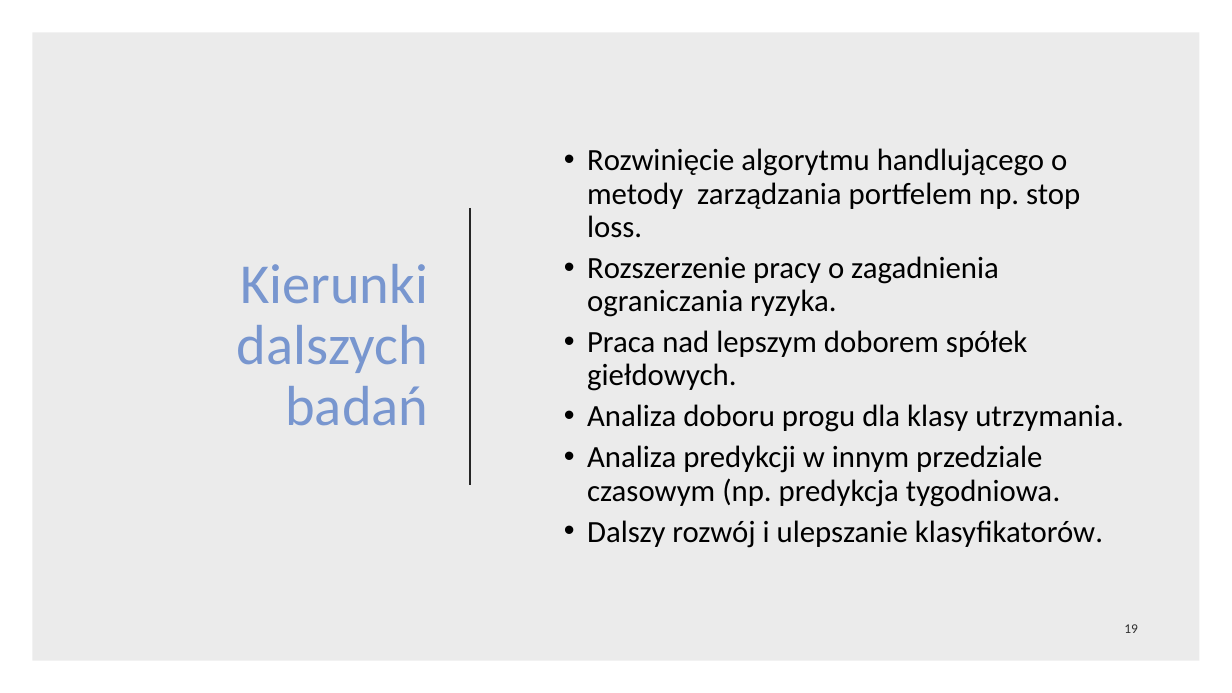
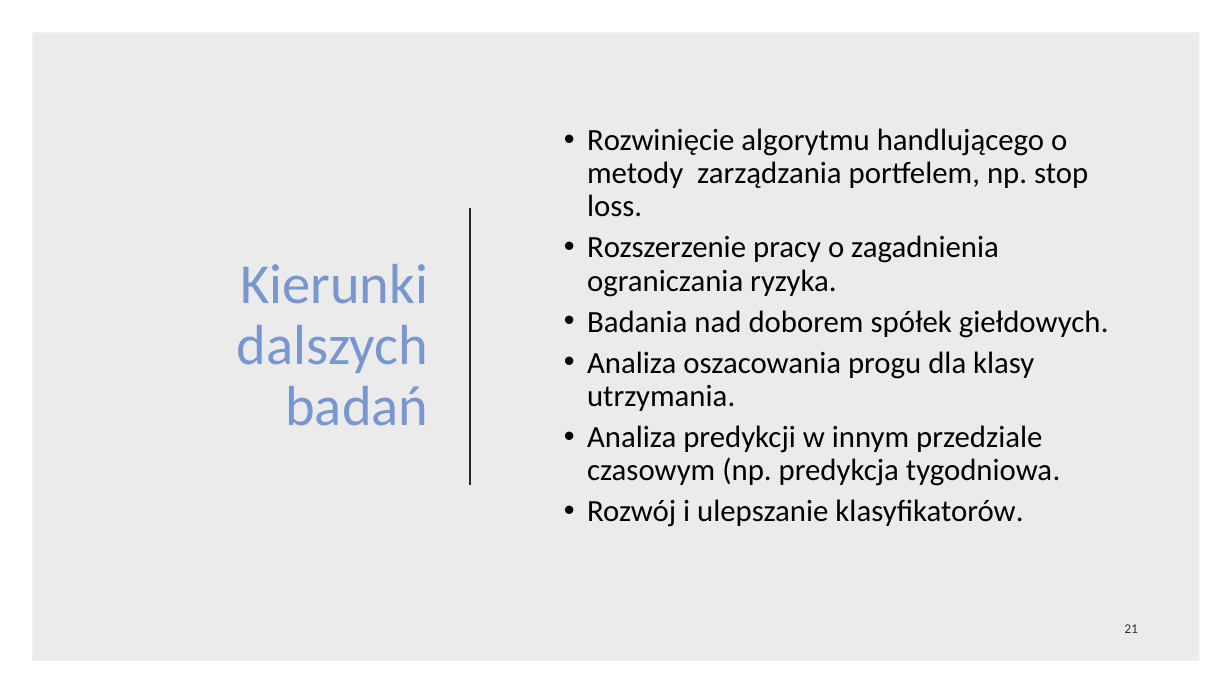
Before and after one commit to nikowis/ai-broker, a slide deck: slide 21 of docs/prezentacja-obrona.pptx (slide 19 before the commit). Drawn at 1232x693 pixels with LibreOffice and Linux fonts; fonts in the diff are those of the drawing. Boxes give left, top, right and bottom in pixels: in the first picture for what was removed or moved away, otherwise in the second. Text is boxed around its words. In the diff, an @@ line names an element or a change of style, - is before the commit and + after.

```diff
--- a/docs/prezentacja-obrona.pptx
+++ b/docs/prezentacja-obrona.pptx
@@ text at (587,128,1088,217): text changed @@
-  • Rozwinięcie algorytmu handlującego o metody zarządzania portfelem np. stop loss.
+  • Rozwinięcie algorytmu handlującego o metody zarządzania portfelem, np. stop loss.
@@ text at (587,310,1109,411): text changed @@
-  • Praca nad lepszym doborem spółek giełdowych.
-  • Analiza doboru progu dla klasy utrzymania.
+  • Badania nad doborem spółek giełdowych.
+  • Analiza oszacowania progu dla klasy utrzymania.
@@ text at (587,499,1023,527): text changed @@
-  • Dalszy rozwój i ulepszanie klasyfikatorów.
+  • Rozwój i ulepszanie klasyfikatorów.
@@ page number at (1124,624,1138,633): text changed @@
-19
+21
```
Also in this commit, not shown: 5 other slides changed, 2 slides added, 2 other files.
